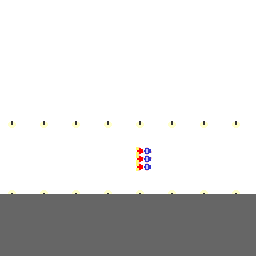
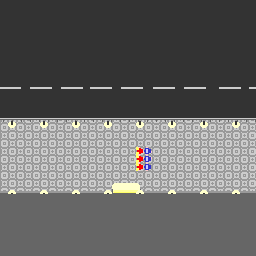
Layered file, before and after one edit (256 x 256). Changes by layer:
showed "Ground" over box(0, 0, 256, 194)
